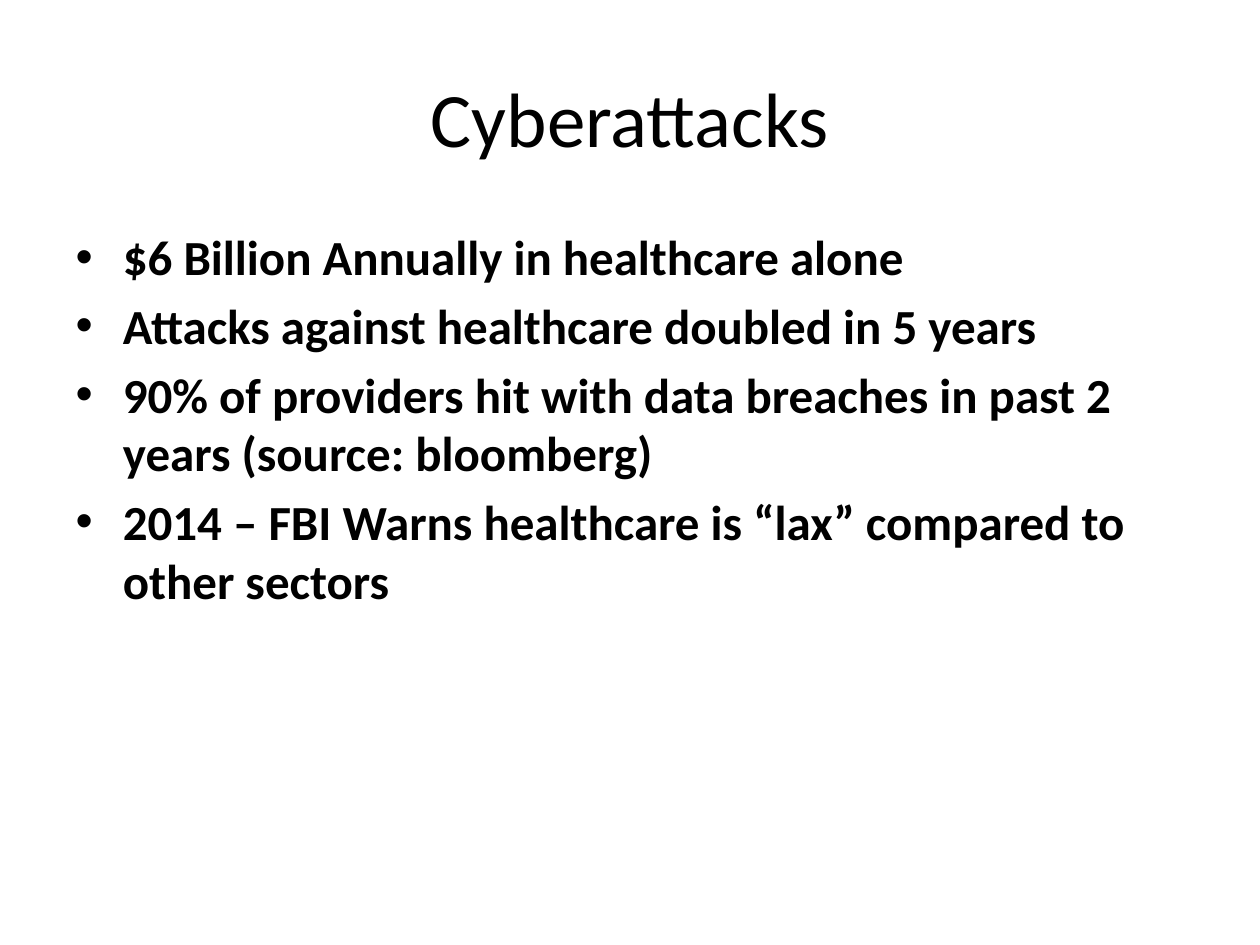
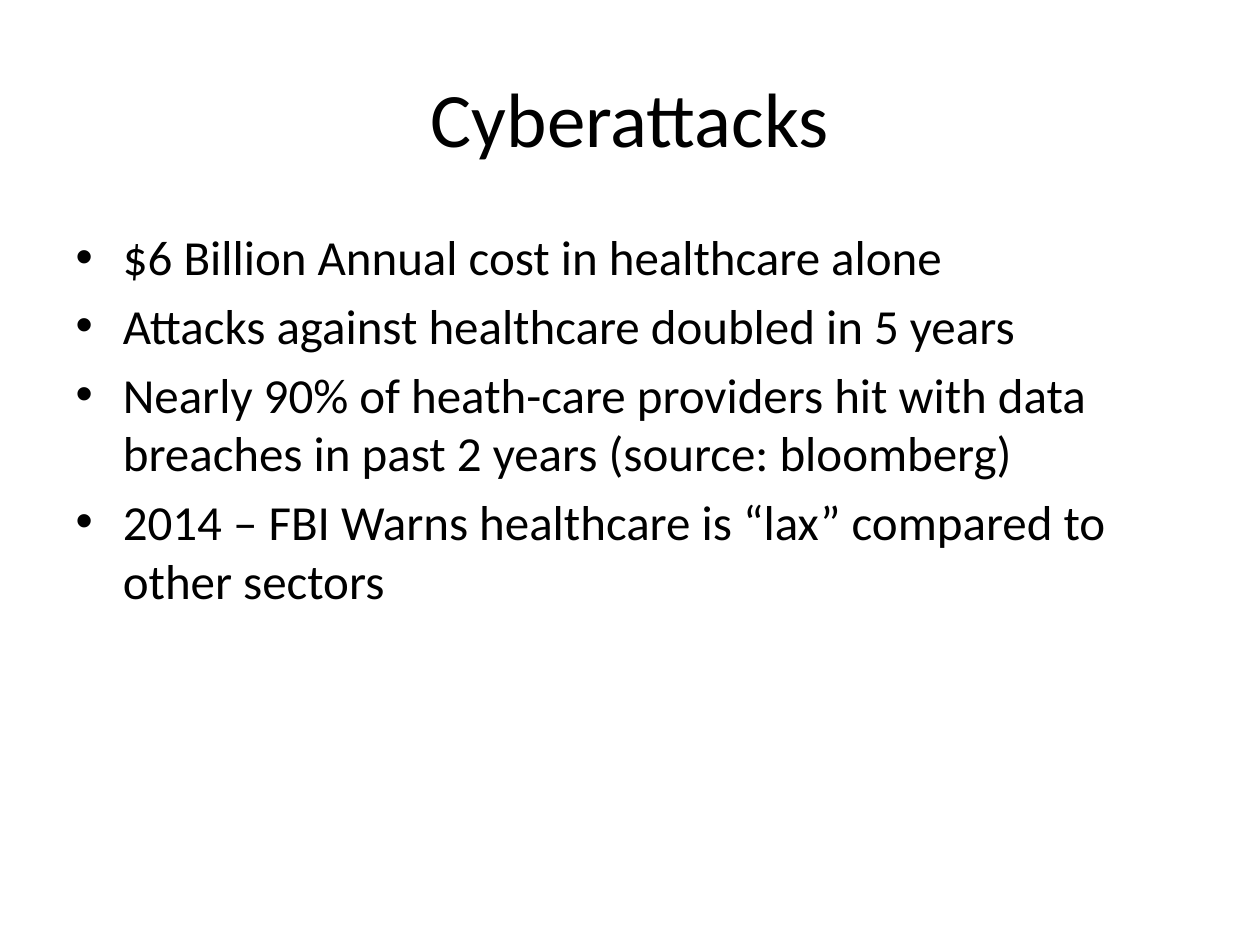
Before and after one commit to casmos1/Learning, a slide deck: slide 3 of Security/Content/Documents/Security.pptx. Drawn at 1260x945 pixels with LibreOffice and Linux fonts; fonts in the diff are those of the drawing. Boxes give left, top, right and bottom in pixels: in the first picture for what was removed or moved away, otherwise in the second. Text is boxed around its words. In the diff, an @@ line names an element or a change of style, - is before the commit and + after.

```diff
--- a/Security/Content/Documents/Security.pptx
+++ b/Security/Content/Documents/Security.pptx
@@ text at (123, 241, 942, 281): text changed; bold off @@
-• $6 Billion Annually in healthcare alone
+• $6 Billion Annual cost in healthcare alone
@@ text at (123, 310, 1106, 600): bold off in "Attacks against healthcare doubled in 5 years", "2014 – FBI Warns healthcare is “lax” ..." @@
@@ text at (123, 379, 1086, 480): text changed; bold off @@
-• 90% of providers hit with data breaches in past 2 years (source: bloomberg)
+• Nearly 90% of heath-care providers hit with data breaches in past 2 years (source: bloomberg)
```
Also in this commit, not shown: 7 other slides changed, 1 slide added, 1 slide removed, 18 other files.
